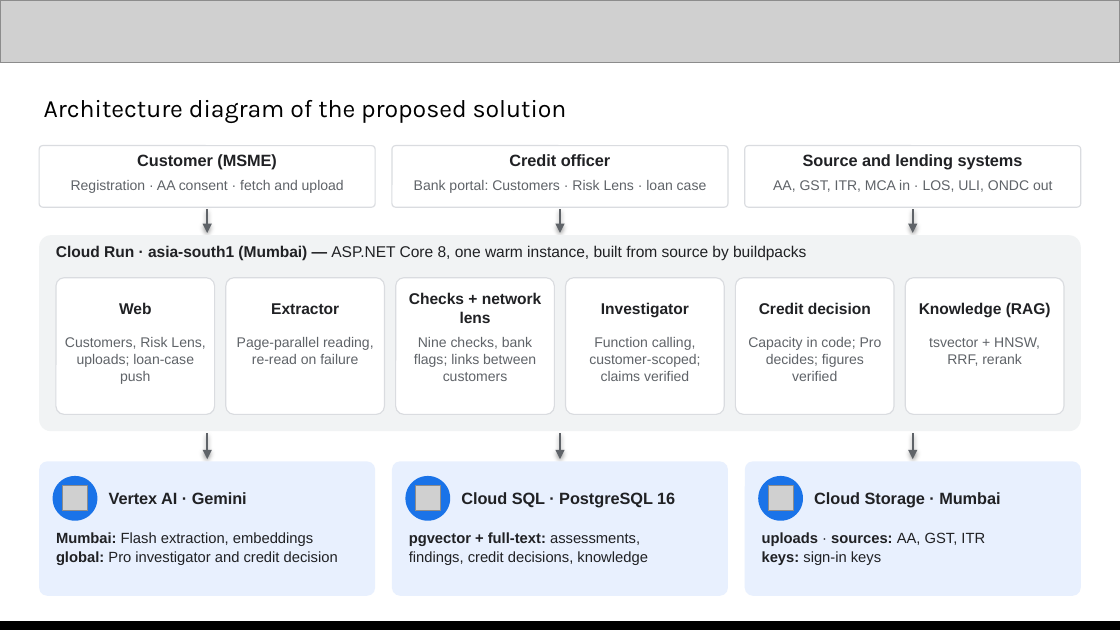
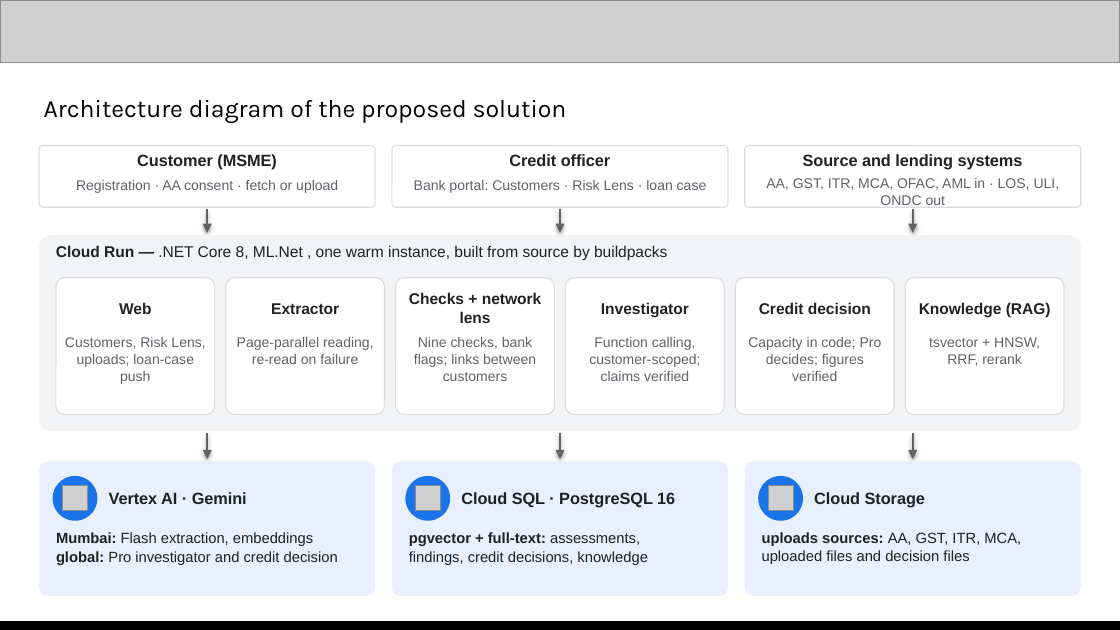
Before and after one commit to abhinavmukwane/FinRiskLensAI-RAG-V2, a slide deck: slide 7 of Doc/FinRiskLens_AI_Builder_Cup_2026.pptx. Drawn at 1120x630 pixels with LibreOffice and Linux fonts; fonts in the diff are those of the drawing; grey boxes stand for pictures. Boxes give left, top, right and bottom in pixels: in the first picture for what was removed or moved away, otherwise in the second. Text is boxed around its words. In the diff, an @@ line names an element or a change of style, - is before the commit and + after.

```diff
--- a/Doc/FinRiskLens_AI_Builder_Cup_2026.pptx
+++ b/Doc/FinRiskLens_AI_Builder_Cup_2026.pptx
@@ text at box(766, 178, 1060, 205): text changed @@
-AA, GST, ITR, MCA in · LOS, ULI, ONDC out
+AA, GST, ITR, MCA, OFAC, AML in · LOS, ULI, ONDC out
@@ text at box(76, 180, 338, 193): text changed @@
-Registration · AA consent · fetch and upload
+Registration · AA consent · fetch or upload
@@ text at box(56, 245, 667, 260): text changed @@
-Cloud Run · asia-south1 (Mumbai) — ASP.NET Core 8, one warm instance, built from source by buildpacks
+Cloud Run — .NET Core 8, ML.Net , one warm instance, built from source by buildpacks
@@ text at box(814, 492, 925, 508): text changed @@
-Cloud Storage · Mumbai
+Cloud Storage
@@ text at box(762, 532, 1021, 564): text changed @@
-uploads · sources: AA, GST, ITR
-keys: sign-in keys
+uploads sources: AA, GST, ITR, MCA, uploaded files and decision files
```
Also in this commit, not shown: 15 other slides changed, 3 slides added, 2 other files.
